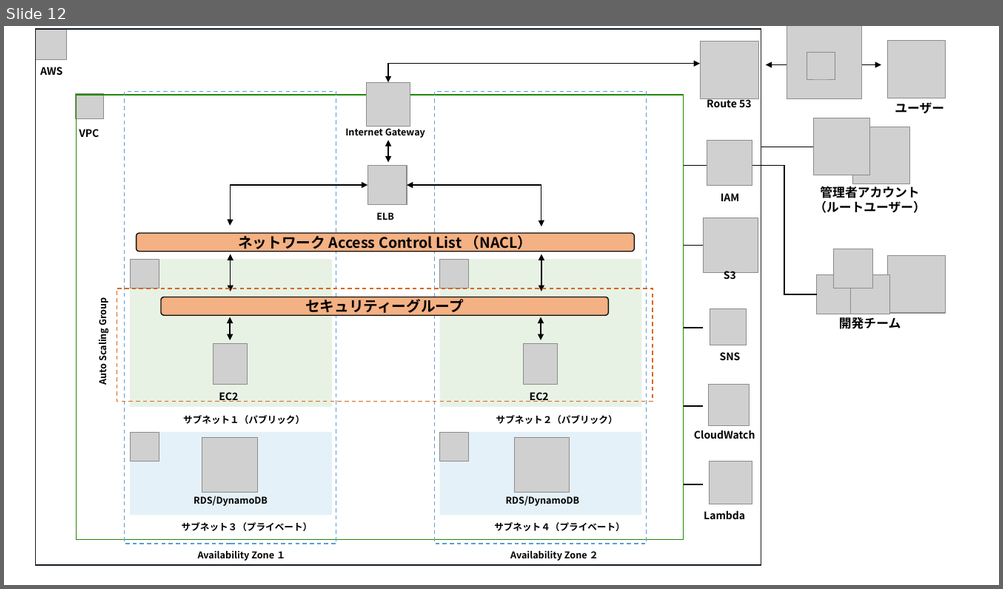
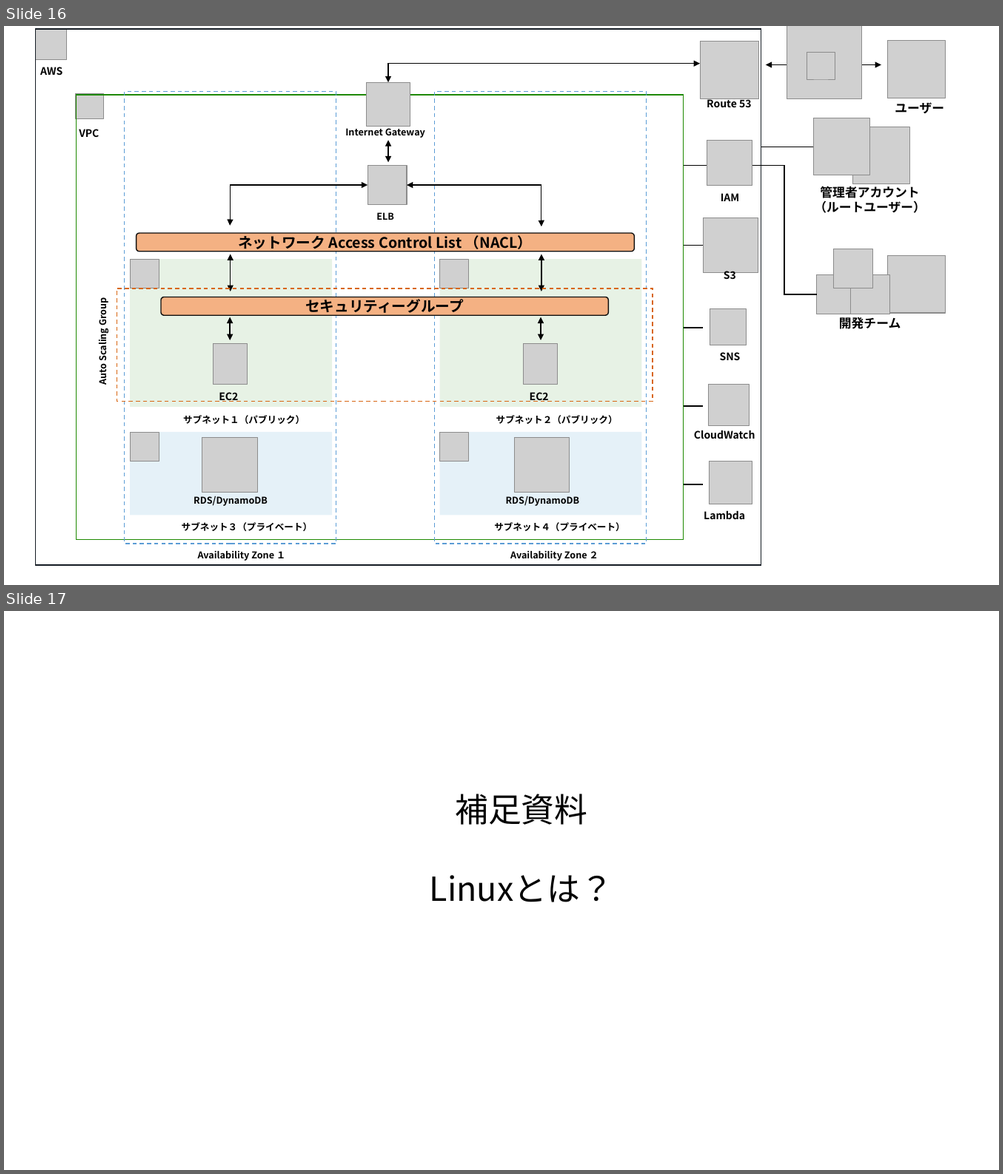
Before and after one commit to Mutsumix/aws-workshop, a slide deck: Day1/AWS-Architecture.pptx. Shown one above the other, each under a label of ours: slide 12 before the commit, slides 16 and 17 after it. The pictures are 1003x589 and 1003x1174 pixels, drawn with LibreOffice and Linux fonts; fonts in the diff are those of the drawing; grey boxes stand for pictures. Boxes give left, top, right and bottom in pixels: in the first picture for what was removed or moved away, otherwise in the second. Text is boxed around its words. In the diff, an @@ line names an element or a change of style, - is before the commit and + after.

```diff
--- a/Day1/AWS-Architecture.pptx
+++ b/Day1/AWS-Architecture.pptx
@@ slide 17 added at (x1=4, y1=611, x2=999, y2=1170), background #FFFFFF @@
@@ text added at (x1=430, y1=794, x2=613, y2=903), 32 pt, text #000000 @@
+補足資料
+Linuxとは？
@@ what was slide 12 is now slide 16 @@
```
Also in this commit, not shown: 3 slides changed, 9 other slides added.
